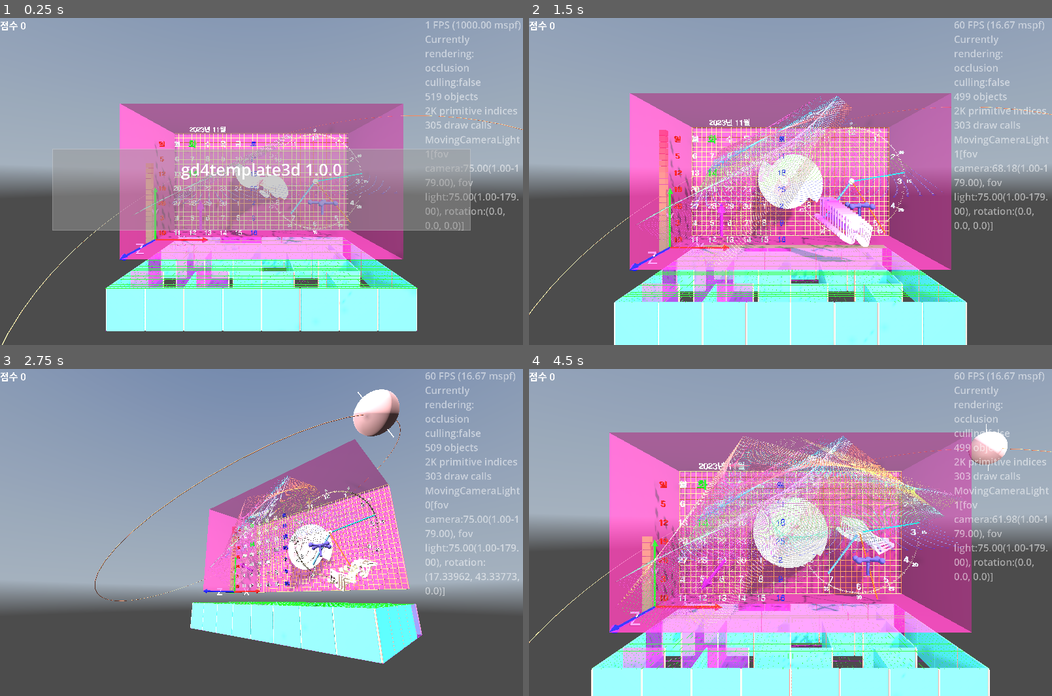
Above: before the commit, frames 1-4 (two rows, left to right).
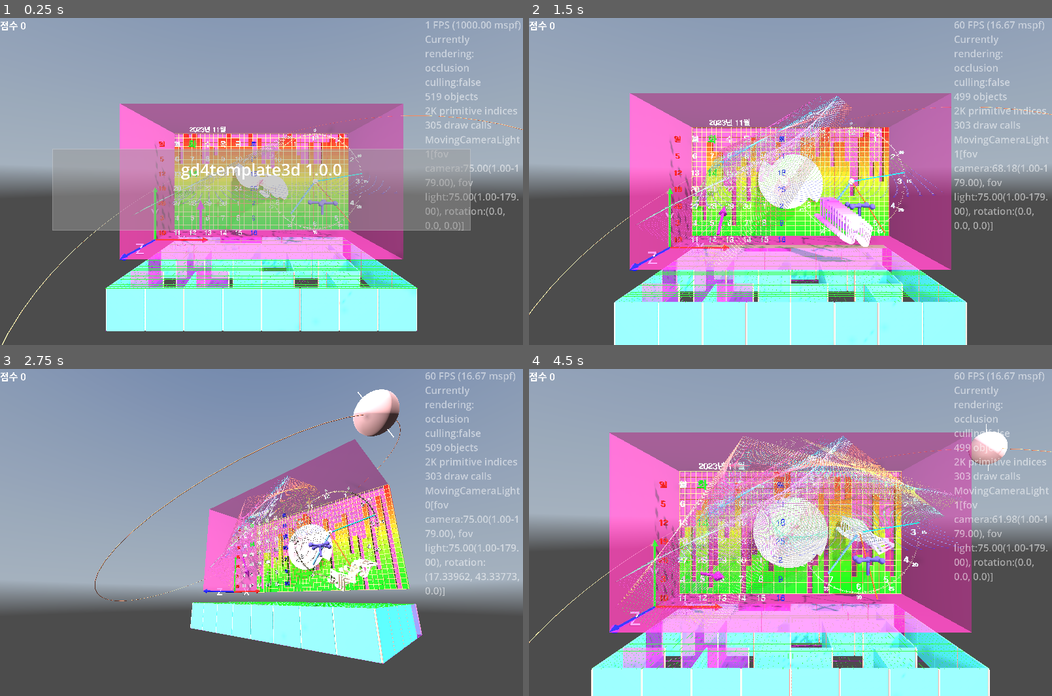
Above: after the commit, the same moments.

Repository: kasworld/gd4template3d
Game: Godot game, scene res://main.tscn
The game is run twice, just before and just after one commit, with the same random seed, the same clock (stepped at 60 frames per second) and the same inputs. A sky picture missing from this copy of the repository is replaced by a grey-blue gradient.
Inputs (mouse positions are in pixels of both pictures, inside the frame that each line leads up to):
- Up to frame 1 (0.25 s): no input
- Up to frame 2 (1.5 s): tap Enter at 0.5, 0.6 s; move the mouse to (905, 165) at 0.52 s; click (905, 165) at 0.67 s; move the mouse to (685, 197) at 1.27 s; tap Delete at 1.35 s; click (685, 197) at 1.42 s
- Up to frame 3 (2.75 s): move the mouse to (313, 460) at 2.02 s; tap Enter at 2.1 s; click (313, 460) at 2.17 s
- Up to frame 4 (4.5 s): move the mouse to (764, 597) at 2.77 s; tap Delete at 2.85, 4.35 s; click (764, 597) at 2.92 s; move the mouse to (947, 581) at 3.52 s; tap Enter at 3.6 s; click (947, 581) at 3.67 s; move the mouse to (633, 483) at 4.27 s; click (633, 483) at 4.42 s

The runs differ from the first frame. In frame 1, 5.9% of the frame differs, in the area x 27-67%, y 35-69%; in frame 2, 5.2%; in frame 3, 2.8%; in frame 4, 5.4%.

Commit message:
update version msg

Diff:
--- a/main.gd
+++ b/main.gd
@@ -15,6 +15,9 @@
 		[Vector3.Axis.AXIS_X, Vector3.Axis.AXIS_Y, Vector3.Axis.AXIS_Z].pick_random(),
 		AnimationDuration)
 	start_rotate_animation($ValveHandle, Vector3.Axis.AXIS_Y, AnimationDuration)
+
+var gauge_list :Array
+
 
 func _ready() -> void:
 	get_viewport().size_changed.connect(on_viewport_size_changed)
@@ -31,13 +34,21 @@
 		WorldSize.length()*2)
 
 	var msgrect = Rect2( vp_size.x * 0.1 ,vp_size.y * 0.4 , vp_size.x * 0.8 , vp_size.y * 0.25 )
-	$TimedMessage.init(80, msgrect, tr("gd4template3d 1.0.0"))
+	$TimedMessage.init(80, msgrect,
+		"%s %s" % [
+			ProjectSettings.get_setting("application/config/name"),
+			ProjectSettings.get_setting("application/config/version")
+			] )
+
 	$TimedMessage.panel_hidden.connect(message_hidden)
 	$TimedMessage.show_message("",0)
 
 	$AxisArrow3D.set_size(10)
-	$BarGauge.init(WorldSize.y, Vector3(1, WorldSize.y, 1), Color.GREEN, Color.RED)
-	$BarGauge.position.x = -1
+	for i in WorldSize.x:
+		var bg = preload("res://bar_gauge/bar_gauge.tscn").instantiate().init(WorldSize.y, Vector3(1, WorldSize.y, 1), Color.GREEN, Color.RED)
+		bg.position = Vector3(0.5+i, 0.5, 0.5 -WorldSize.z/2)
+		gauge_list.append(bg)
+		add_child(bg)
 	wallbox_demo()
 	maze3d_demo()
 	orbit_demo()
@@ -211,10 +222,8 @@
 
 func _process(_delta: float) -> void:
 	label_demo()
-	if randi_range(0,1) == 0:
-		$BarGauge.inc_current_value()
-	else:
-		$BarGauge.dec_current_value()
+	for bg in gauge_list:
+		bg.inc_current_value([-1,1].pick_random())
 	main_animation.handle_animation()
 	if $MovingCameraLight.is_current_camera():
 		$MovingCameraLight.move_hober_around_z(WorldSize/2, (WorldSize.x+WorldSize.y)/2, WorldSize.length()*0.6 )
--- a/main.tscn
+++ b/main.tscn
@@ -8,7 +8,6 @@
 [ext_resource type="PackedScene" uid="uid://c8npqlgeyy3xa" path="res://arrow3d/arrow_3d.tscn" id="6_7mycd"]
 [ext_resource type="PackedScene" uid="uid://d4kkhfcvaexg1" path="res://valve_handle/valve_handle.tscn" id="7_272bh"]
 [ext_resource type="PackedScene" uid="uid://ces3a6yv0c5fi" path="res://moving_carmera_light/moving_camera_light.tscn" id="8_5vw27"]
-[ext_resource type="PackedScene" uid="uid://bs27xy18qt4s2" path="res://bar_gauge/bar_gauge.tscn" id="9_kek77"]
 
 [sub_resource type="Theme" id="Theme_h2yge"]
 default_font_size = 48
@@ -101,5 +100,3 @@
 [node name="MovingCameraLight" parent="." instance=ExtResource("8_5vw27")]
 
 [node name="FixedCameraLight" parent="." instance=ExtResource("8_5vw27")]
-
-[node name="BarGauge" parent="." instance=ExtResource("9_kek77")]
--- a/project.godot
+++ b/project.godot
@@ -11,6 +11,7 @@
 [application]
 
 config/name="gd4template3d"
+config/version="1.0.0"
 run/main_scene="uid://c6maulcewyhy5"
 config/features=PackedStringArray("4.5", "Forward Plus")
 config/icon="res://icon.svg"
Not shown: 1 places in main.tscn that only renumber resources
